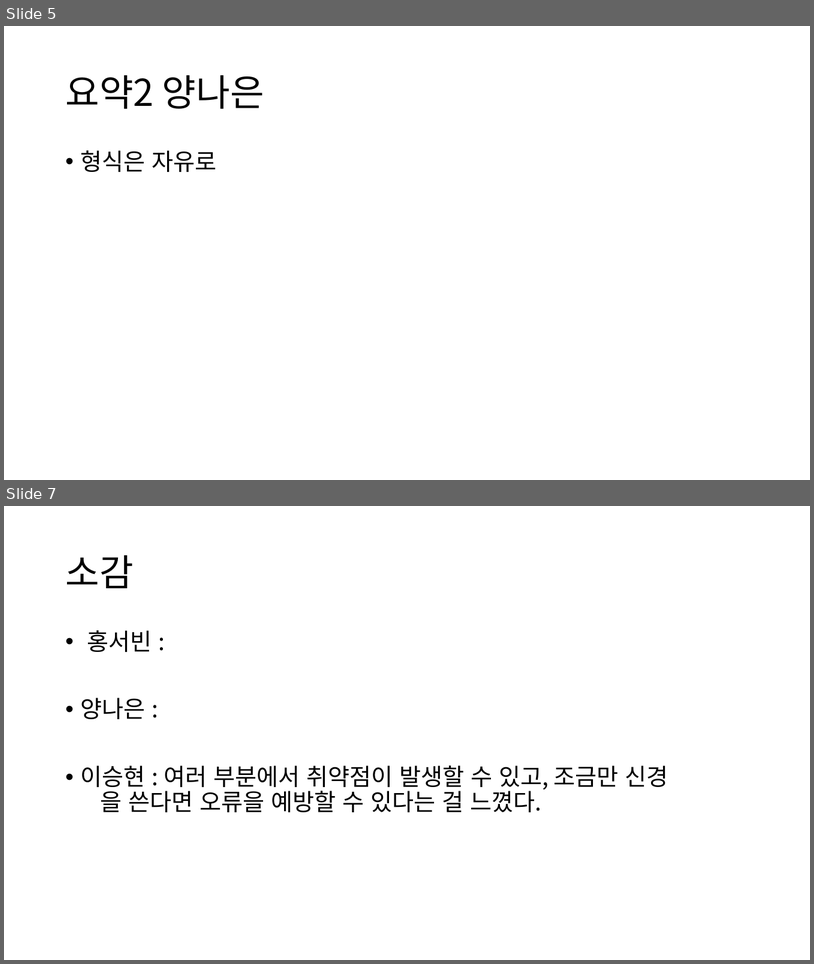
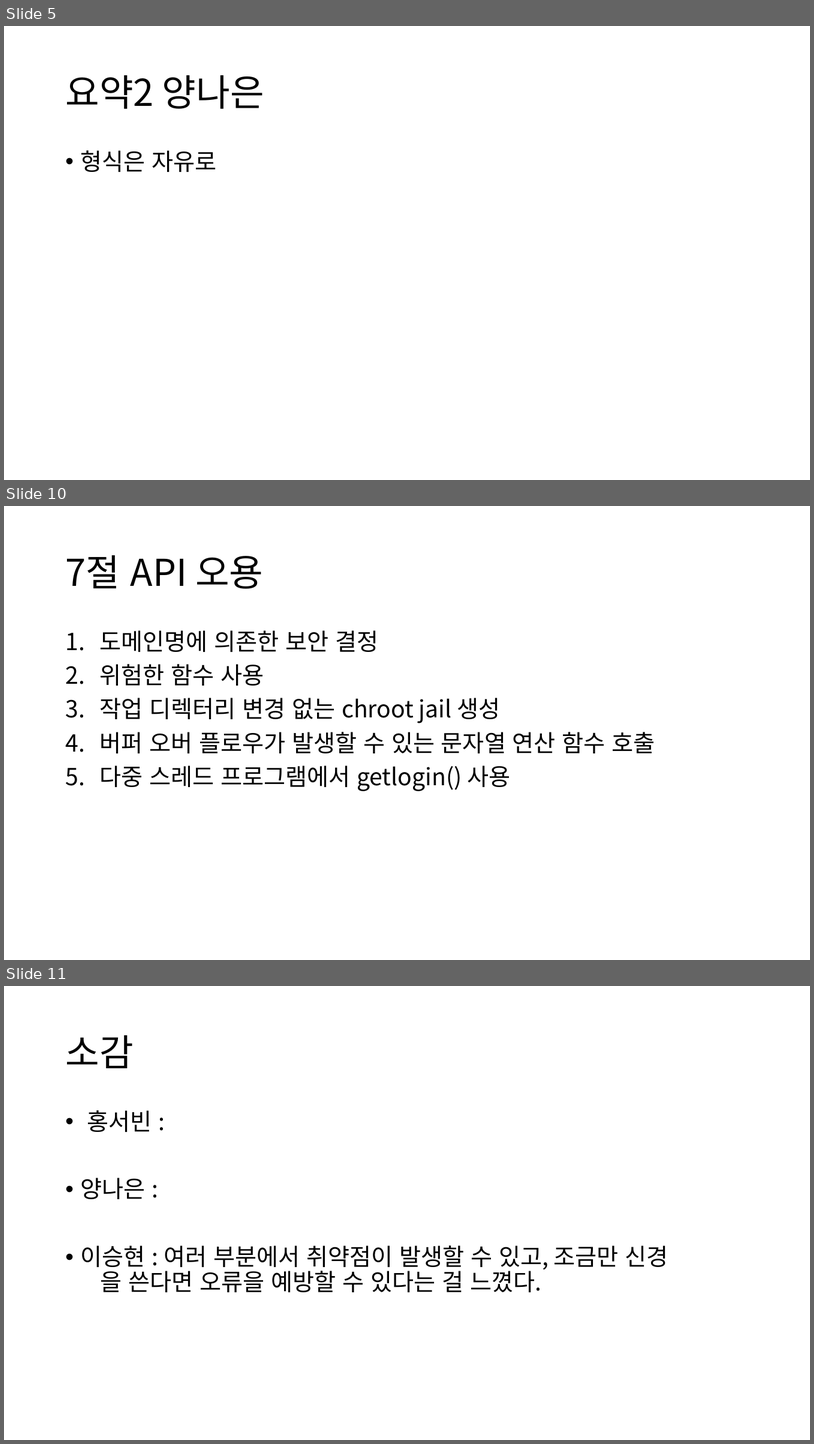
Before and after one commit to Klaxon9718/YUHAN_-security, a slide deck: 발표자료/Secure Coding 발표자료.pptx. Shown one above the other, each under a label of ours: slides 5 and 7 before the commit, slides 5, 10 and 11 after it; the slides between them are not shown. The pictures are 814x964 and 814x1444 pixels, drawn with LibreOffice and Linux fonts; fonts in the diff are those of the drawing. Boxes give left, top, right and bottom in pixels: in the first picture for what was removed or moved away, otherwise in the second. Text is boxed around its words. In the diff, an @@ line names an element or a change of style, - is before the commit and + after.

```diff
--- a/발표자료/Secure Coding 발표자료.pptx
+++ b/발표자료/Secure Coding 발표자료.pptx
@@ slide 10 added at bbox=[4, 506, 810, 960], background #FFFFFF @@
@@ title added at bbox=[65, 555, 263, 589], 44 pt, text #000000 @@
+7절 API 오용
@@ text added at bbox=[99, 630, 656, 791], 28 pt, text #000000 @@
+1. 도메인명에 의존한 보안 결정
+2. 위험한 함수 사용
+3. 작업 디렉터리 변경 없는 chroot jail 생성
+4. 버퍼 오버 플로우가 발생할 수 있는 문자열 연산 함수 호출
+5. 다중 스레드 프로그램에서 getlogin() 사용
@@ what was slide 7 is now slide 11 @@
```
Also in this commit, not shown: 4 other slides added, 1 slide removed.
